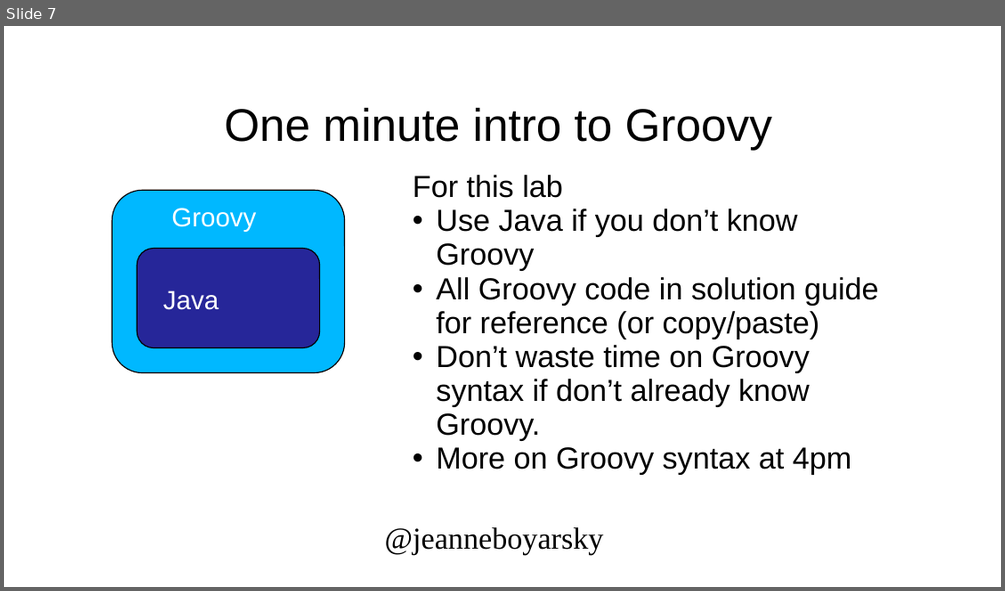
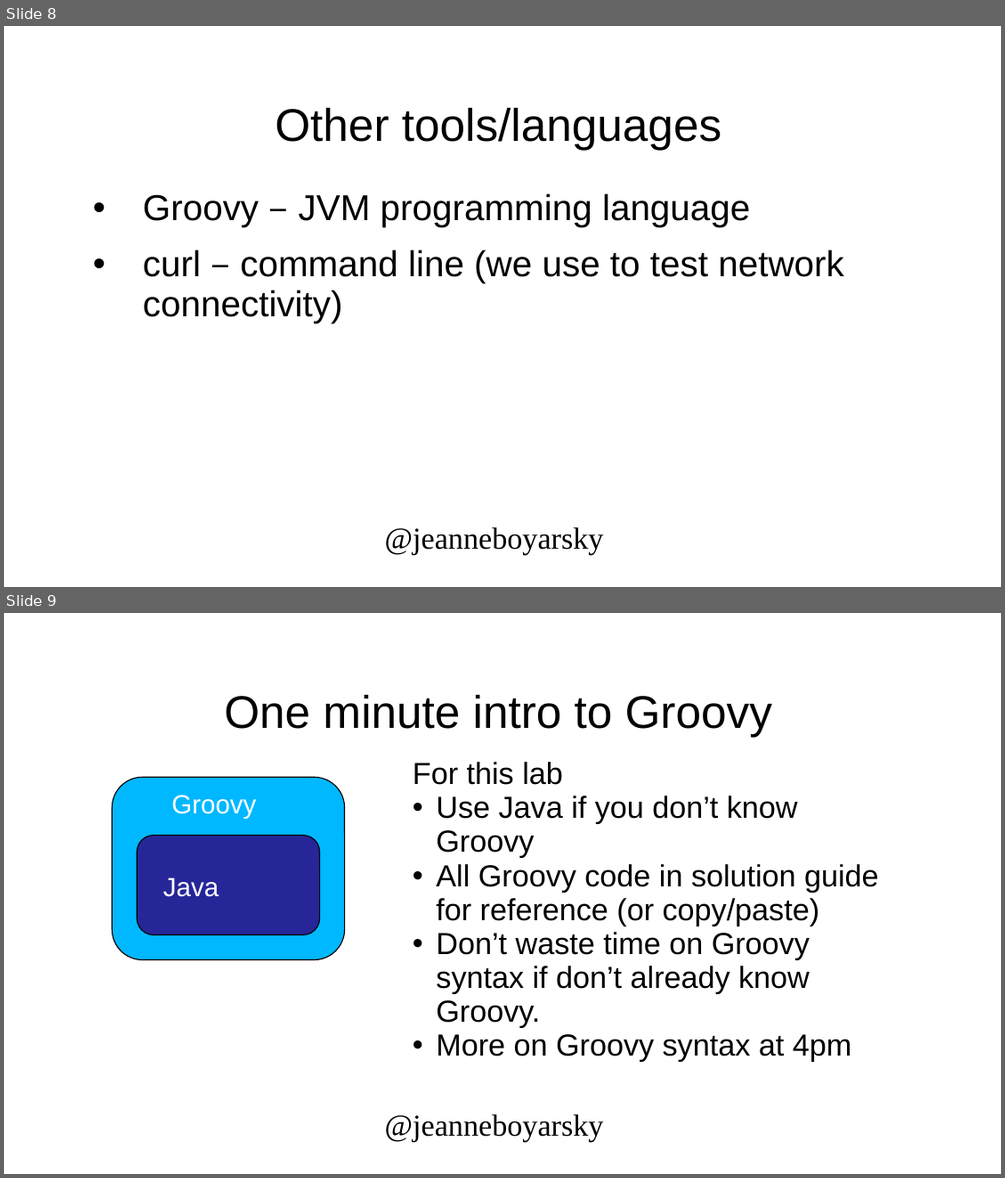
Before and after one commit to boyarsky/OracleCodeOne2018-HOL-Automating-Stack-Groovy, a slide deck: 2018-OracleCodeOne-Authomating Stack.ppt. Shown one above the other, each under a label of ours: slide 7 before the commit, slides 8 and 9 after it. The pictures are 1005x591 and 1005x1178 pixels, drawn with LibreOffice and Linux fonts; fonts in the diff are those of the drawing; background and template pictures are left out. Boxes give left, top, right and bottom in pixels: in the first picture for what was removed or moved away, otherwise in the second. Text is boxed around its words. In the diff, an @@ line names an element or a change of style, - is before the commit and + after.

```diff
--- a/2018-OracleCodeOne-Authomating Stack.ppt
+++ b/2018-OracleCodeOne-Authomating Stack.ppt
@@ slide 8 added at [4, 26, 1001, 587], background picture (left out); not listed: 1 template element that a slide beside it also shows @@
@@ title added at [275, 107, 721, 150], 33 pt, text #000000 @@
+Other tools/languages
@@ text added at [143, 193, 844, 323], 26 pt, text #000000 @@
+• Groovy – JVM programming language
+• curl – command line (we use to test network connectivity)
@@ page number added at [727, 523, 958, 560], 22 pt, text #FFFFFF @@
+8
@@ what was slide 7 is now slide 9 @@
```
Also in this commit, not shown: 1 other slide added, 1 other file.
